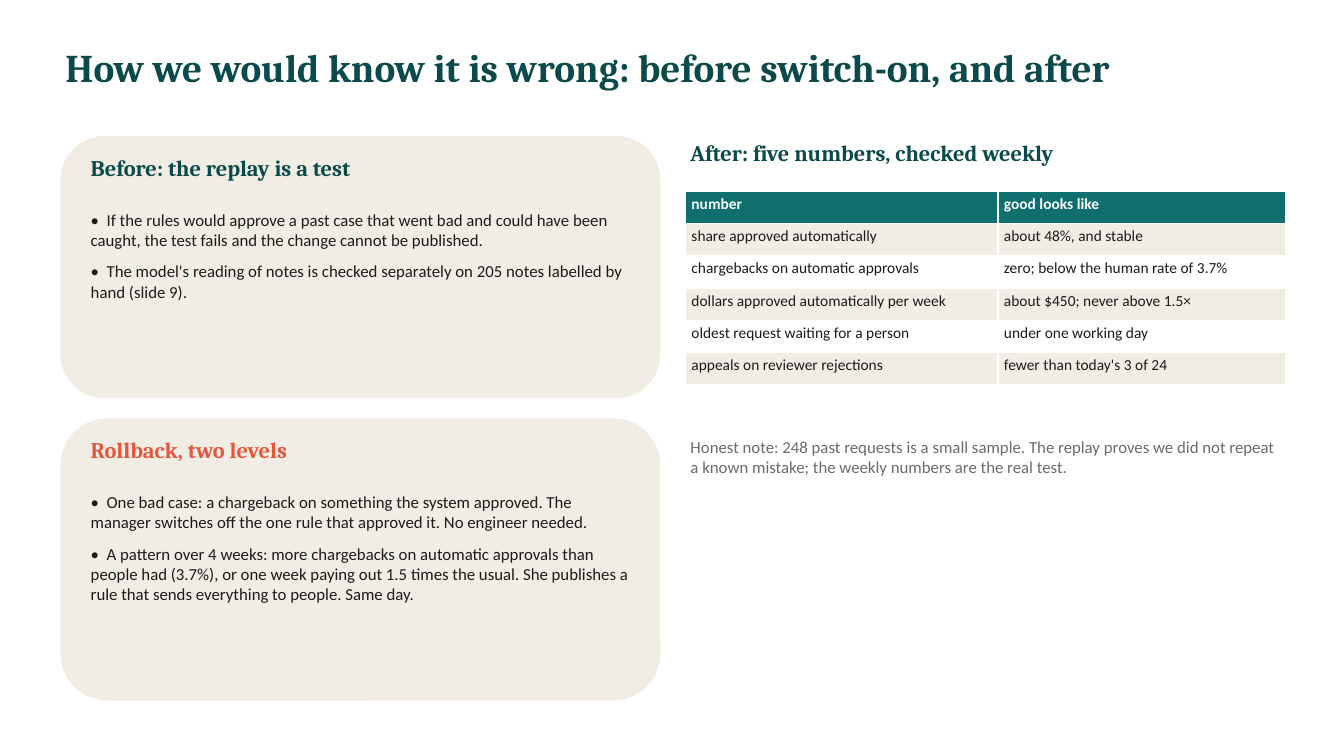
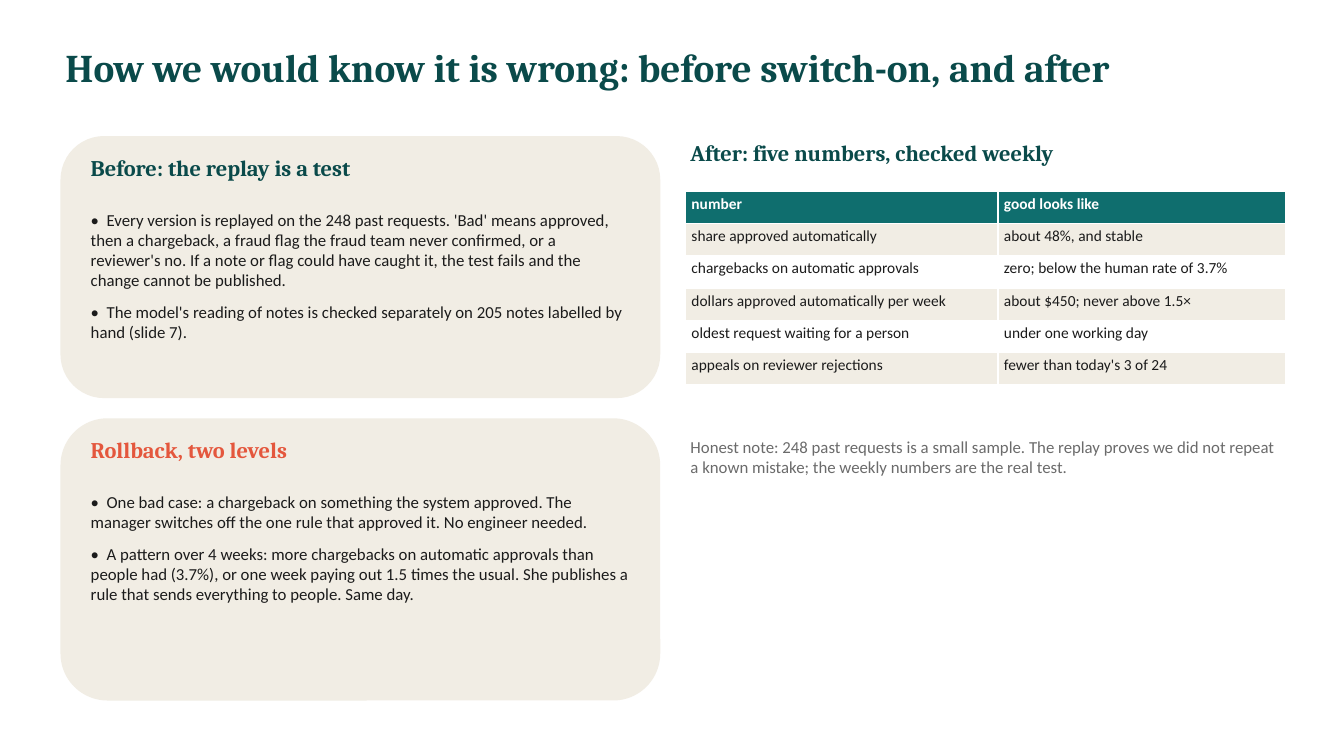
Before and after one commit to ormeiri444/refund-agent, a slide deck: slide 6 of docs/presentation.pptx (slide 8 before the commit). Drawn at 1344x756 pixels with LibreOffice and Linux fonts; fonts in the diff are those of the drawing. Boxes give left, top, right and bottom in pixels: in the first picture for what was removed or moved away, otherwise in the second. Text is boxed around its words. In the diff, an @@ line names an element or a change of style, - is before the commit and + after.

```diff
--- a/docs/presentation.pptx
+++ b/docs/presentation.pptx
@@ text at (x1=91, y1=214, x2=622, y2=340): text changed @@
-• If the rules would approve a past case that went bad and could have been caught, the test fails and the change cannot be published.
-• The model's reading of notes is checked separately on 205 notes labelled by hand (slide 9).
+• Every version is replayed on the 248 past requests. 'Bad' means approved, then a chargeback, a fraud flag the fraud team never confirmed, or a reviewer's no. If a note or flag could have caught it, the test fails and the change cannot be published.
+• The model's reading of notes is checked separately on 205 notes labelled by hand (slide 7).
```
Also in this commit, not shown: 2 slides added, 5 slides removed, 1 other file.
